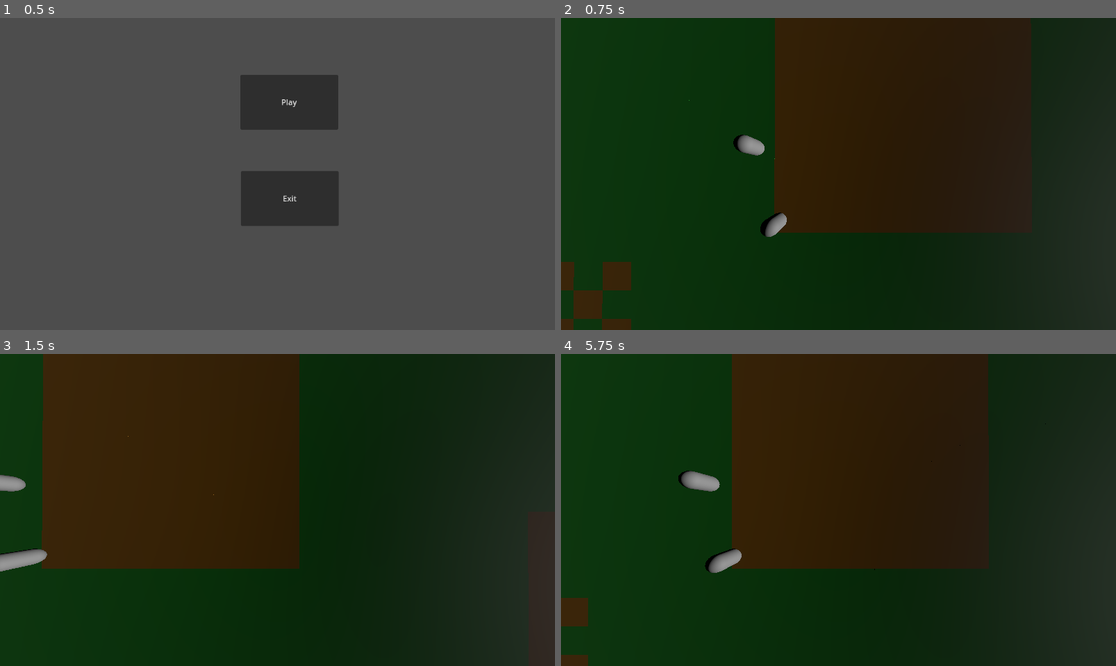
Above: before the commit, frames 1-4 (two rows, left to right).
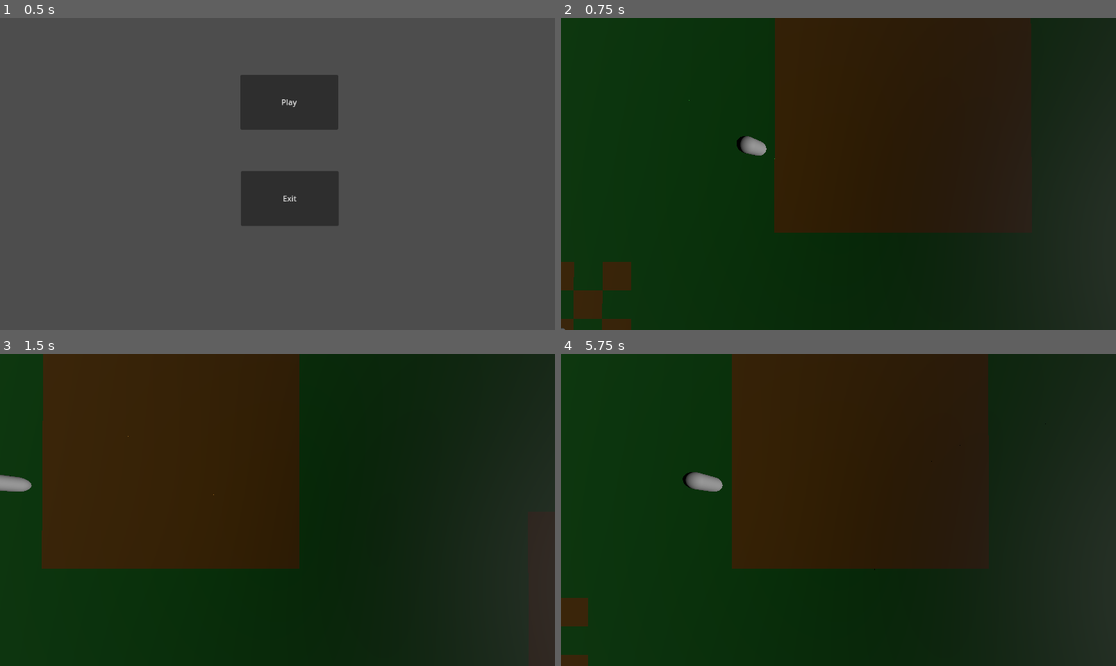
Above: after the commit, the same moments.

Repository: NathanFord68/FiendFriendzy
Game: Godot game, scene res://main.tscn
The game is run twice, just before and just after one commit, with the same random seed, the same clock (stepped at 60 frames per second) and the same inputs.
Inputs (mouse positions are in pixels of both pictures, inside the frame that each line leads up to):
- Up to frame 1 (0.5 s): no input
- Up to frame 2 (0.75 s): click "Play" at 0.5 s
- Up to frame 3 (1.5 s): tap Enter at 1.25 s; move the mouse to (399, 494) at 1.27 s; hold D (player_right) from 1.28 s (still down); click (399, 494) at 1.35 s
- Up to frame 4 (5.75 s): move the mouse to (727, 525) at 2.02 s; release D (player_right) at 2.03 s; hold S (player_reverse) 2.03-2.78 s; click (727, 525) at 2.1 s; move the mouse to (894, 441) at 2.77 s; hold D (player_right) 2.78-3.53 s; click (894, 441) at 2.85 s; move the mouse to (810, 572) at 3.52 s; hold W (player_forward) 3.53-4.28 s; click (810, 572) at 3.6 s; tap Space at 4.25 s; move the mouse to (1005, 556) at 4.27 s; hold A (player_left) from 4.28 s (still down); click (1005, 556) at 4.35 s; move the mouse to (672, 463) at 5.02 s; click (672, 463) at 5.1 s

Frame 1 is identical in both runs. In frame 2, 0.4% of the frame differs, in the area x 0-41%, y 37-100%; in frame 3, 0.5%, in the area x 0-9%, y 38-70%; in frame 4, 0.5%.

Commit message:
Committing to save changes before experimenting.

Diff:
--- a/level/main.tscn
+++ b/level/main.tscn
@@ -17,9 +17,10 @@
 data = {
 "cells": PackedInt32Array(0, 65534, 1245185, 0, 65533, 1245185, 0, 65532, 1245185, 0, 65531, 1245185, 0, 65530, 1245185 …(80523 unchanged characters)…
 }
+metadata/_editor_floor_ = Vector3(0, 1, 0)
 
 [node name="Melee" parent="." instance=ExtResource("3_px5s6")]
-transform = Transform3D(1, 0, 0, 0, 1, 0, 0, 0, 1, -1.38634, 3.22032, -1.09277)
+transform = Transform3D(1, 0, 0, 0, 1, 0, 0, 0, 1, -16.6644, 3, 6.78302)
 
 [node name="Melee2" parent="." instance=ExtResource("3_px5s6")]
-transform = Transform3D(1, 0, 0, 0, 1, 0, 0, 0, 1, -2.87229, 3.21221, -5.81739)
+transform = Transform3D(1, 0, 0, 0, 1, 0, 0, 0, 1, -2.872, 3, -5.817)
--- a/player/Character.gd
+++ b/player/Character.gd
@@ -97,7 +97,16 @@
 
 
 func _on_move_button_down():
+	# Change the mode
 	selected_mode = MODE.MOVE
+
+	## Highlight squares we can move to
+	# Get troop position
+	var standing_pos : Vector3 = selected_troop.position
+	# Get grid square they are standing on
+	#var standing_square : Vector3 = GridMap.
+	# Get an array of squares so far out
+	# Iterate through and increase the emmision
 
 func _on_attack_button_down():
 	selected_mode = MODE.ATTACK
Not shown: 6 places in playground/mesh_library.tres that only renumber resources
